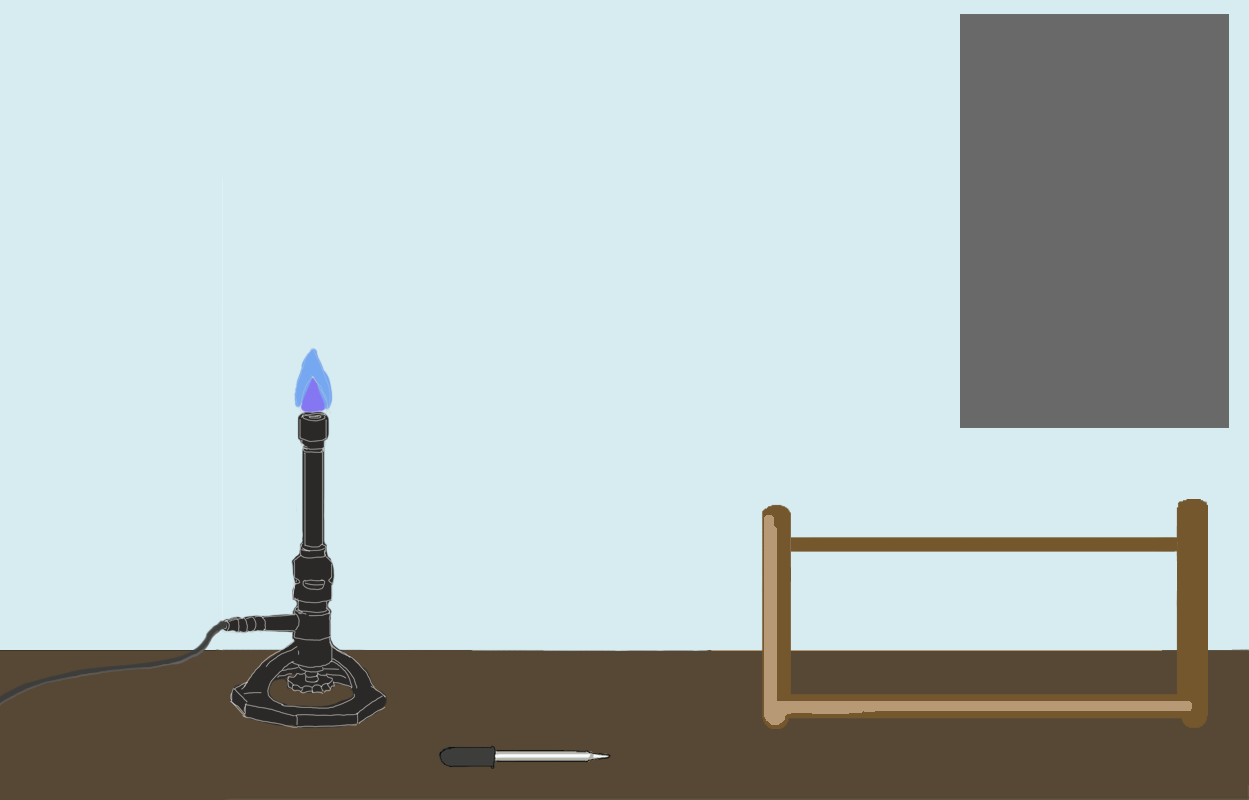
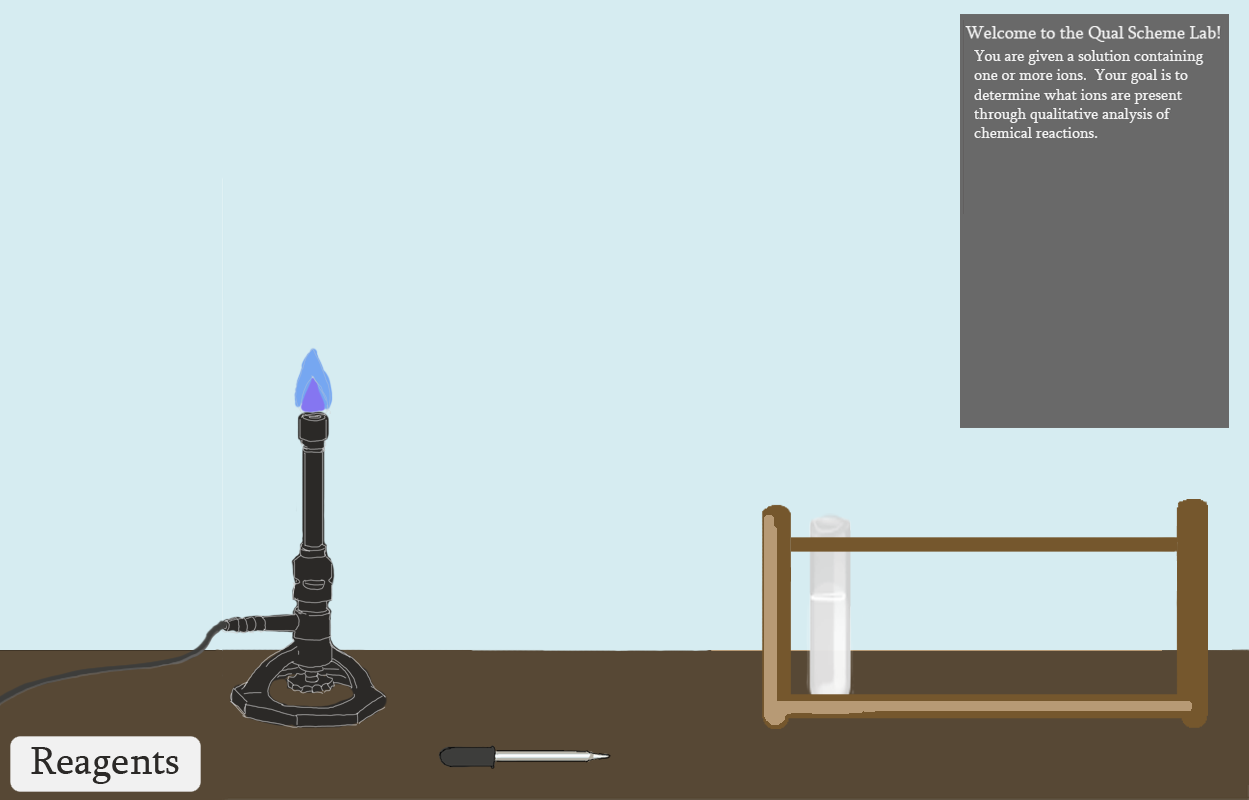
Before/after of a w=1249, h=800 layered artwork. What changed in the layer stack:
added layer "Layer 20" above "Layer 19" over (10, 736, 201, 792)
showed "Layer 16" over (806, 513, 855, 695)
showed "Layer 4" over (963, 20, 1222, 214)
